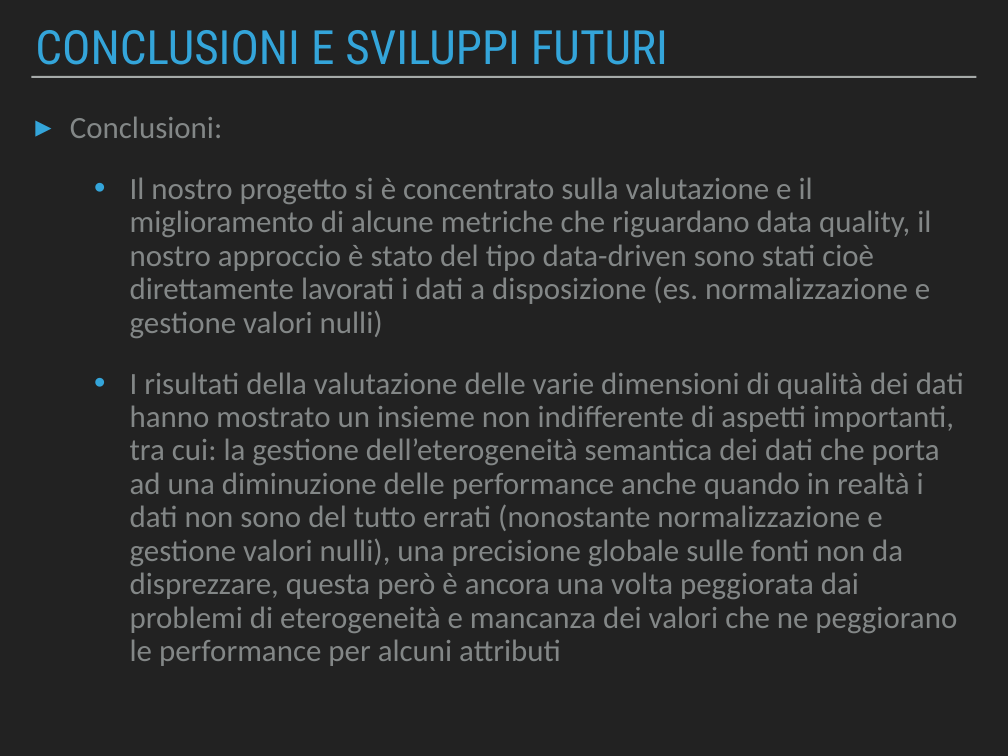
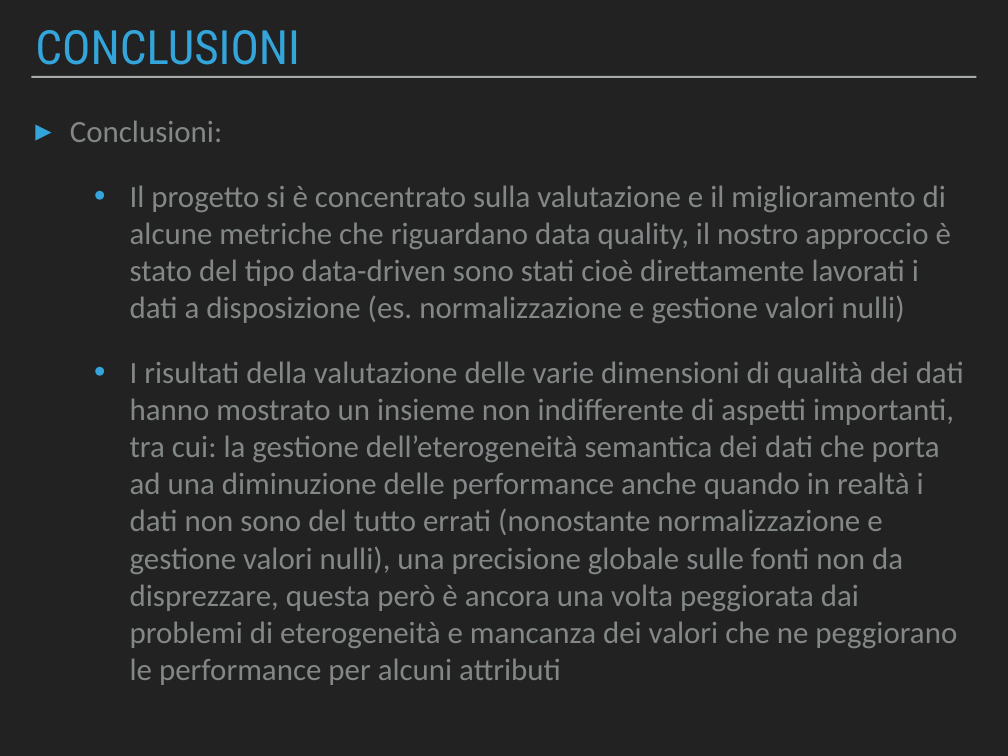
Before and after one commit to Beltra97/Unimib_ArchitettureDati, a slide deck: slide 17 of PresentazionePowerPoint.pptx (slide 16 before the commit). Drawn at 1008x756 pixels with LibreOffice and Linux fonts; fonts in the diff are those of the drawing. Boxes give left, top, right and bottom in pixels: in the first picture for what was removed or moved away, otherwise in the second. Text is boxed around its words. In the diff, an @@ line names an element or a change of style, - is before the commit and + after.

Commit message:
Presentazione

```diff
--- a/PresentazionePowerPoint.pptx
+++ b/PresentazionePowerPoint.pptx
@@ title at [35,30,300,65]: text changed @@
-CONCLUSIONI E SVILUPPI FUTURI
+CONCLUSIONI
@@ text at [70,120,964,685]: line spacing 0.9 to 1 @@
@@ text at [130,185,951,323]: text changed @@
-  • Il nostro progetto si è concentrato sulla valutazione e il miglioramento di alcune metriche che riguardano data quality, il nostro approccio è stato del tipo data-driven sono stati cioè direttamente lavorati i dati a disposizione (es. normalizzazione e gestione valori nulli)
+  • Il progetto si è concentrato sulla valutazione e il miglioramento di alcune metriche che riguardano data quality, il nostro approccio è stato del tipo data-driven sono stati cioè direttamente lavorati i dati a disposizione (es. normalizzazione e gestione valori nulli)
```
Also in this commit, not shown: 1 other slide changed, 1 slide added.
